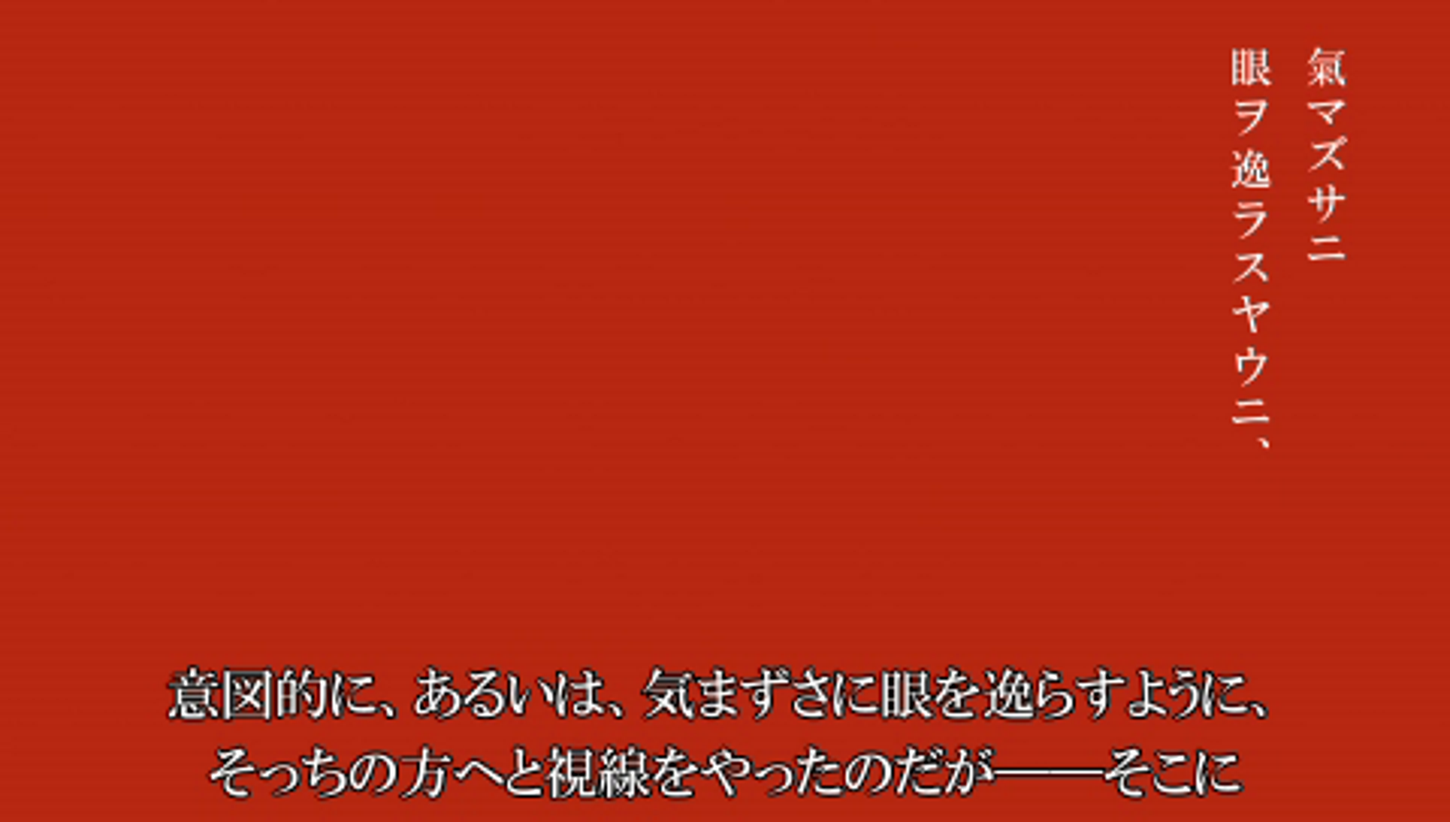
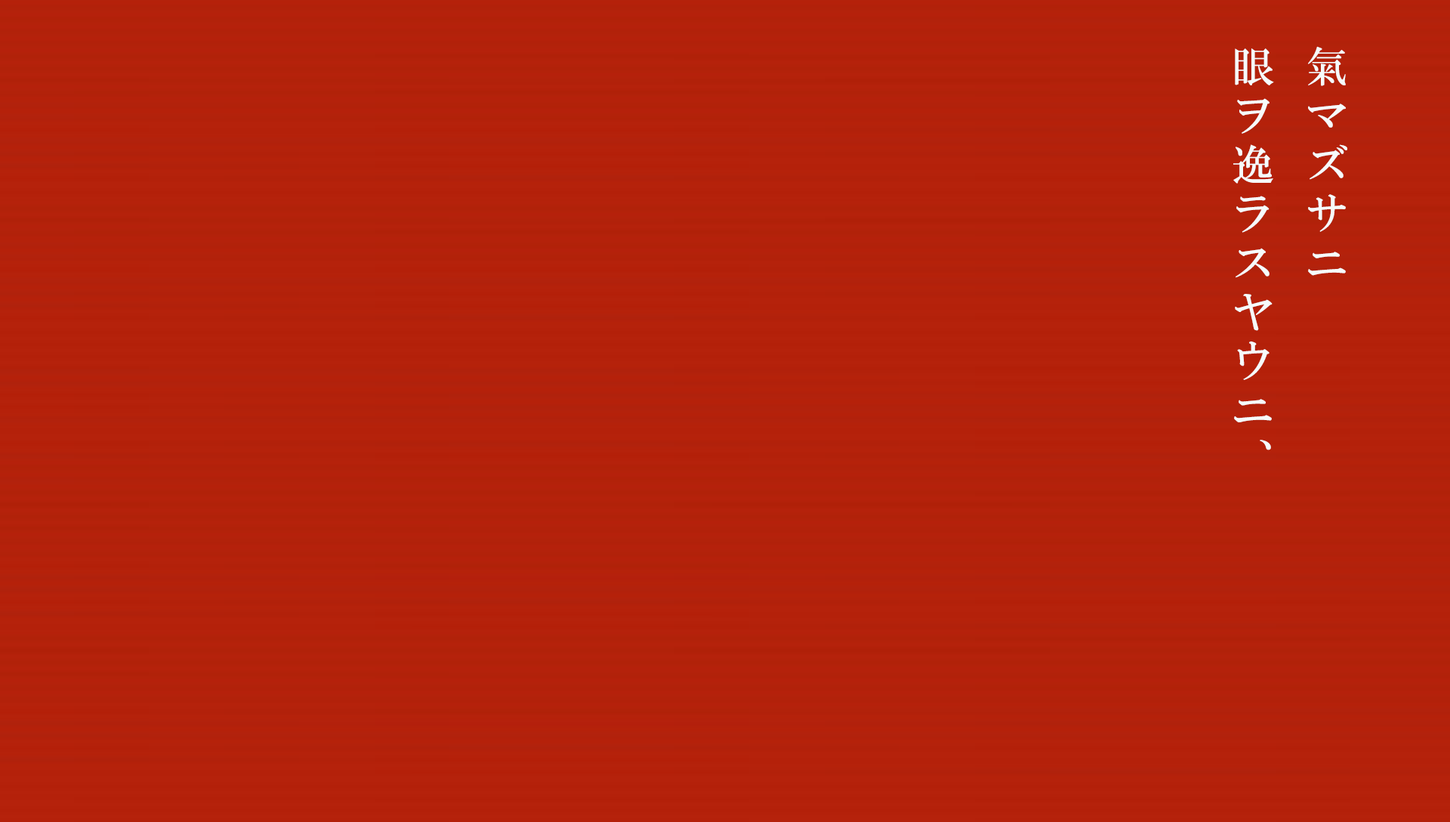
Layered file, before and after one edit (1450x822). Changes by layer:
added layer "氣マズサニ 眼ヲ逸ラスヤウニ、" above "Layer 2" over [1233, 46, 1348, 451]
showed "Layer 2" over [0, 0, 1450, 822]
